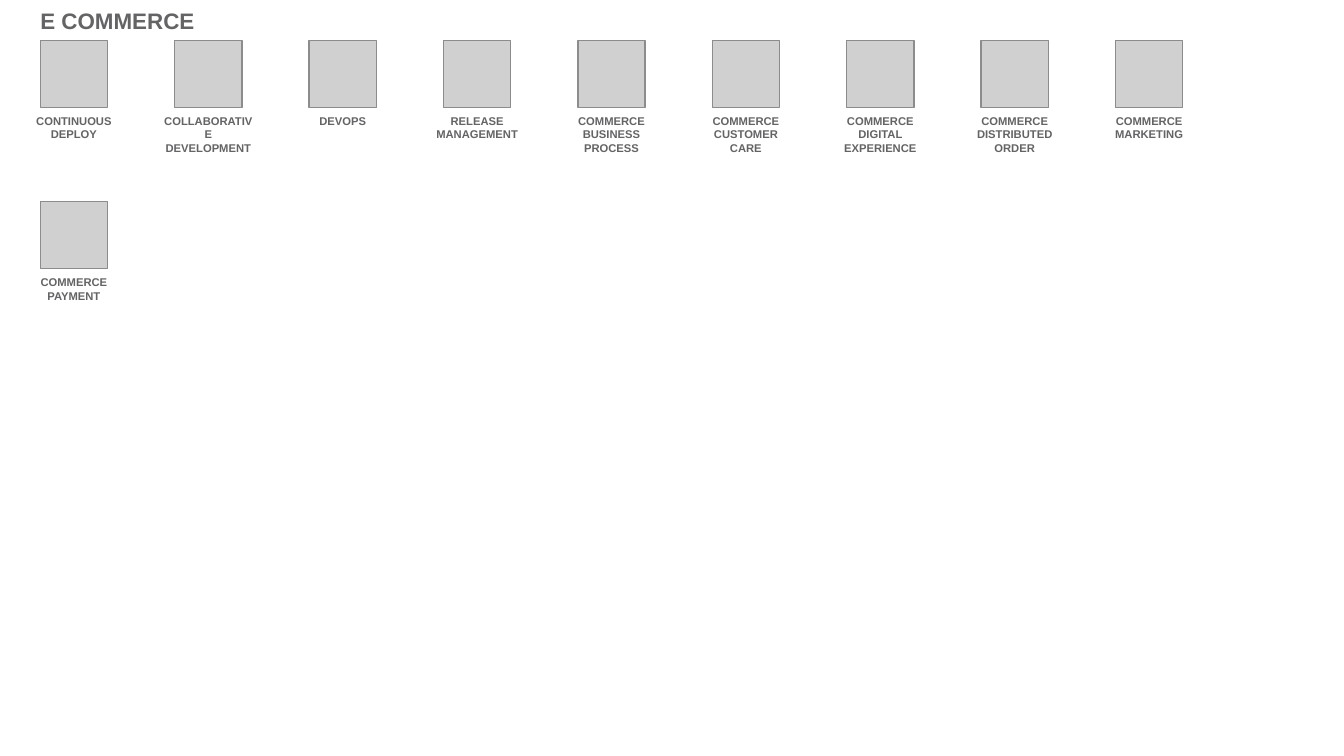
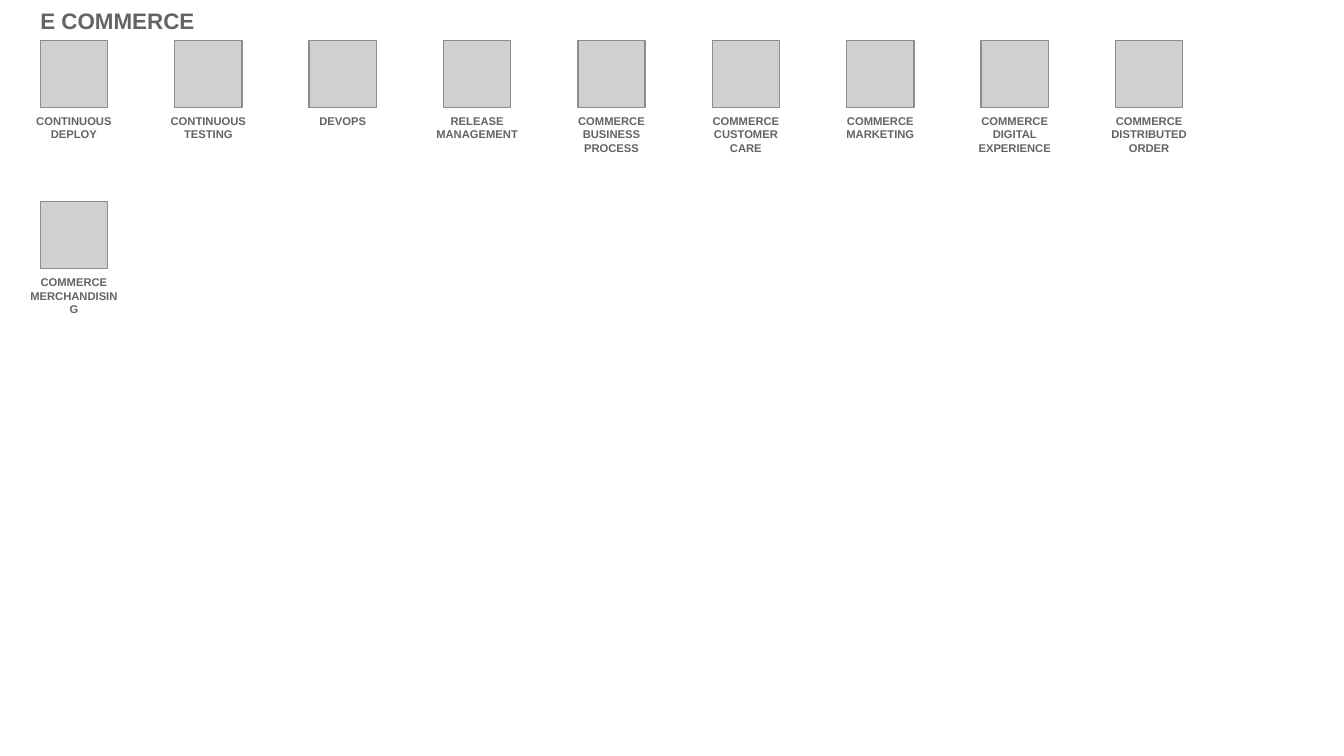
Before and after one commit to l2fprod/myarchitecture, a slide deck: slide 17 of mycatalog-architecture-diagram-template.pptx. Drawn at 1344x756 pixels with LibreOffice and Linux fonts; fonts in the diff are those of the drawing; grey boxes stand for pictures. Boxes give left, top, right and bottom in pixels: in the first picture for what was removed or moved away, otherwise in the second. Text is boxed around its words. In the diff, an @@ line names an element or a change of style, - is before the commit and + after.

```diff
--- a/mycatalog-architecture-diagram-template.pptx
+++ b/mycatalog-architecture-diagram-template.pptx
@@ text at (x1=171, y1=117, x2=246, y2=138): text changed @@
-COLLABORATIVE DEVELOPMENT
+CONTINUOUS TESTING
@@ text at (x1=846, y1=117, x2=914, y2=138): text changed @@
-COMMERCE DIGITAL EXPERIENCE
+COMMERCE MARKETING
@@ text at (x1=979, y1=117, x2=1051, y2=152): text changed @@
-COMMERCE DISTRIBUTED ORDER
+COMMERCE DIGITAL EXPERIENCE
@@ text at (x1=1111, y1=117, x2=1186, y2=152): text changed @@
-COMMERCE MARKETING
+COMMERCE DISTRIBUTED ORDER
@@ text at (x1=41, y1=278, x2=108, y2=286): text changed @@
-COMMERCE PAYMENT
+COMMERCE MERCHANDISING
```
Also in this commit, not shown: 13 other slides changed.
